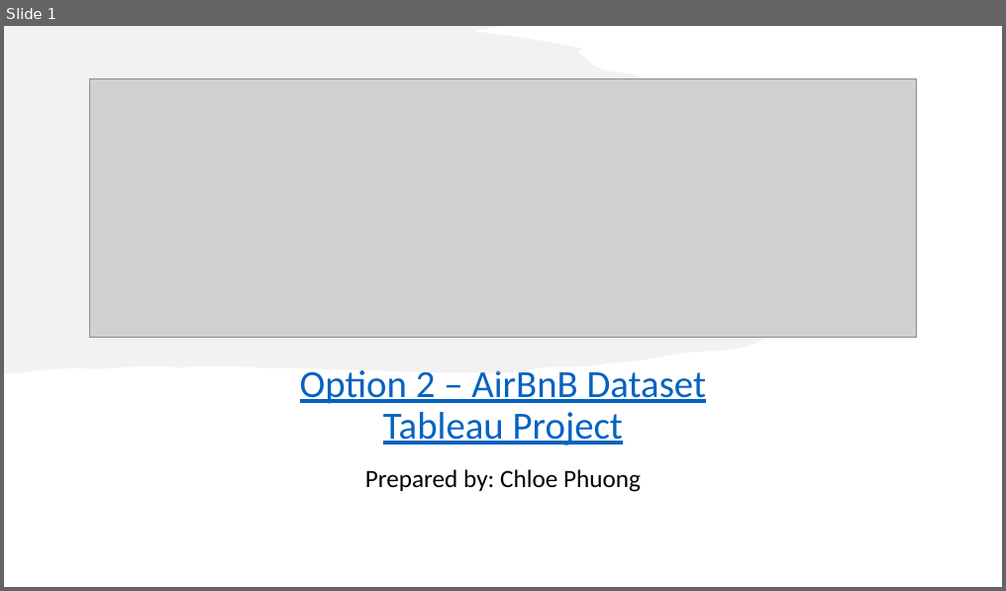
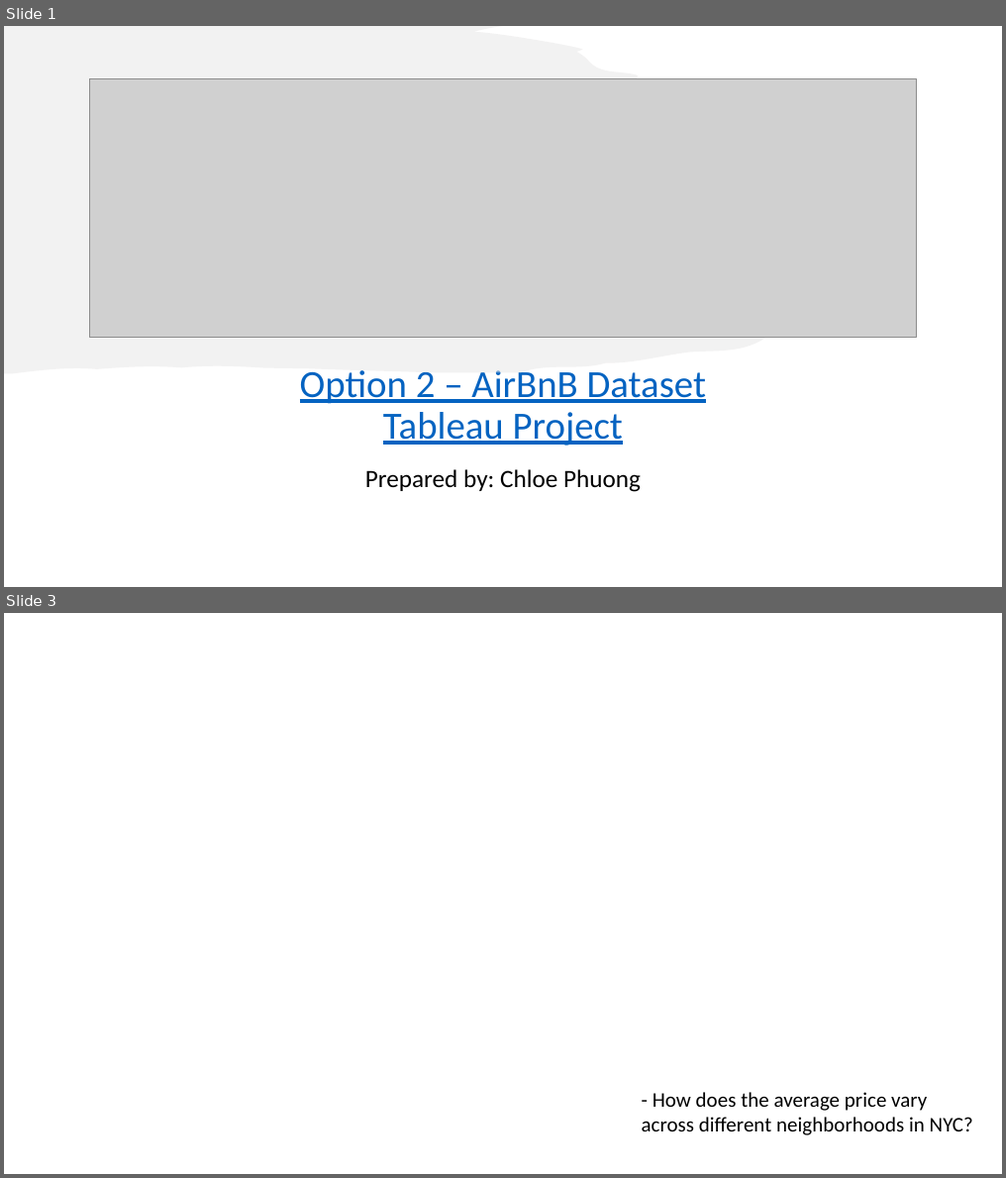
Before and after one commit to chloephuong/LHL-Final-Project-Tableau, a slide deck: Tableau Presentation File - Option 2 - AirBnB Dataset - Chloe Phuong.pptx. Shown one above the other, each under a label of ours: slide 1 before the commit, slides 1 and 3 after it; the slides between them are not shown. The pictures are 1006x591 and 1006x1178 pixels, drawn with LibreOffice and Linux fonts; fonts in the diff are those of the drawing; grey boxes stand for pictures; background and template pictures are left out. Boxes give left, top, right and bottom in pixels: in the first picture for what was removed or moved away, otherwise in the second. Text is boxed around its words. In the diff, an @@ line names an element or a change of style, - is before the commit and + after.

```diff
--- a/Tableau Presentation File - Option 2 - AirBnB Dataset - Chloe Phuong.pptx
+++ b/Tableau Presentation File - Option 2 - AirBnB Dataset - Chloe Phuong.pptx
@@ slide 3 added at [4,613,1002,1174], background picture (left out) @@
@@ text added at [642,1092,973,1136], 20 pt, text #000000 @@
+- How does the average price vary across different neighborhoods in NYC?
```
Also in this commit, not shown: 6 other slides added, 5 slides removed.
